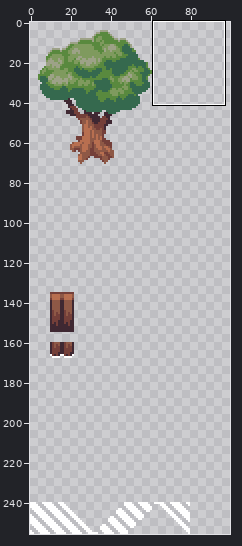
Sprite sheet, stored at assets/sprites/tileset_walls.png. Above, an overview of the earlier version with the close-up marked.
Close-up. First the earlier version:
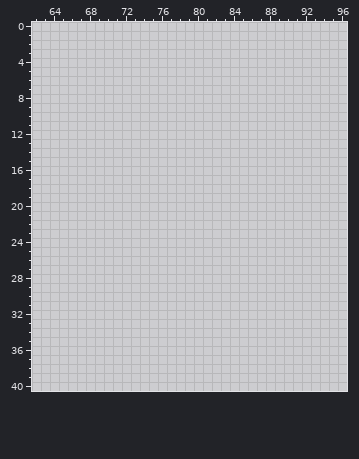
The file is 256x256 pixels. Shown: x 62..96, y 0..40. The wide view leaves out empty margins. The commit also changed other parts of the picture, which this record leaves out.
The same view after the edit:
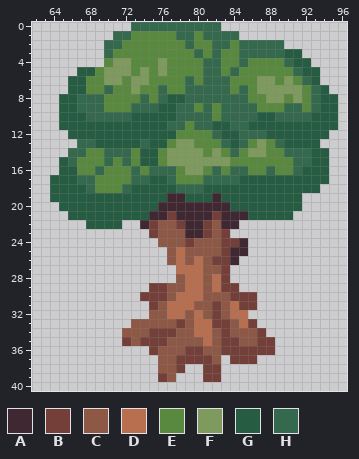
Palette (. is transparent): A #3f2832  B #743f39  C #8e5846  D #b86f50  E #59893e  F #7f9a5e  G #265c42  H #35694e
Edits made:
@@ x 62..96 @@
- 0 ...................................
- 1 ...................................
- 2 ...................................
- 3 ...................................
- 4 ...................................
- 5 ...................................
- 6 ...................................
- 7 ...................................
- 8 ...................................
- 9 ...................................
-10 ...................................
-11 ...................................
-12 ...................................
-13 ...................................
-14 ...................................
-15 ...................................
-16 ...................................
-17 ...................................
-18 ...................................
-19 ...................................
-20 ...................................
-21 ...................................
-22 ...................................
-23 ...................................
-24 ...................................
-25 ...................................
-26 ...................................
-27 ...................................
-28 ...................................
-29 ...................................
-30 ...................................
-31 ...................................
-32 ...................................
-33 ...................................
-34 ...................................
-35 ...................................
-36 ...................................
-37 ...................................
-38 ...................................
-39 ...................................
+ 0 ...........HHHHHHHHHH..............
+ 1 .........HHEEEEEHHEHHHH............
+ 2 ........HHEEEEEEEHEEHHEHHHHH.......
+ 3 ........HEEEEEEEEEHEHEEHHHHHGG.....
+ 4 ........EFFEEEFEEEEHHEEHEEEEHGG....
+ 5 .....GGEFFFEFEFEEEEHHEHEEEEEEHGG...
+ 6 ....GGEEFFEFFEEEEHEHHHEEEFFEFEHG...
+ 7 ....GGEEHEEFEEHEEHHHHHEHEFFFFFEHG..
+ 8 ...GGHHHEEEEHEHGGHHHHHHHEEFFEFEHGG.
+ 9 ...GGHHHEEEHHHGGHHEHEHHHHEEEHHEHGG.
+10 ...GGGHHHHHGGGGGHHHHEHHHHGGHHHHGGG.
+11 ...GGGGGGGGGGGGHHEHHGGHHGGGGGGGGGG.
+12 ....GGGGGGGGGGGGEEEEHGGHHHGGGGGGG..
+13 .....HHGGGGGHGGEFFEEEHGHEFEHGGGG...
+14 ....HHEEHHHEGGEFFFFEFEHEFFEEHHHGG..
+15 ...GHEEEHEHEGGEFFFFFFFEEEEEEEHHGG..
+16 ...GGEEHEEEHEHHHEFFEHEHHEEHEEHGGG..
+17 ..GGGHHEEEEHHGGHEEEHHHHGGGGGGGGGG..
+18 ..GGGGHEEEHGGGGGHHHGGGGGGGGGGGGG...
+19 ..GGGGGGGGGGGGGAAGGGAGGGGGGGGG.....
+20 ...GGGGGGGGGGGAAAAAAAAGGGGGGGG.....
+21 ....GGGGGGGGGAABAAAABAAAGGGGG......
+22 ......GGGG..ABCCBAABCAA............
+23 .............BCCCAABCB.............
+24 ..............CCCBCCCBBA...........
+25 ...............CDCCCCBAA...........
+26 ...............CDCDCBBA............
+27 ................DDDCCB.............
+28 ................CDDCDB.............
+29 .............BBCCDDCDBB............
+30 ............BBBCDDDCCCBBB..........
+31 .............BCDDDCCBCDBB..........
+32 .............CCDDCDCBCDD...........
+33 ...........CCCCCBCDDBBCDB..........
+34 ..........CCCBBBCCDDCBCCCB.........
+35 ..........BCBBBCCCCDCBBCCBB........
+36 .............BCCCBBCCBBBBBB........
+37 ..............CCBBBBC.BBB..........
+38 ..............CCB..BB..............
+39 ..............BC...BB..............
 40 ...................................
